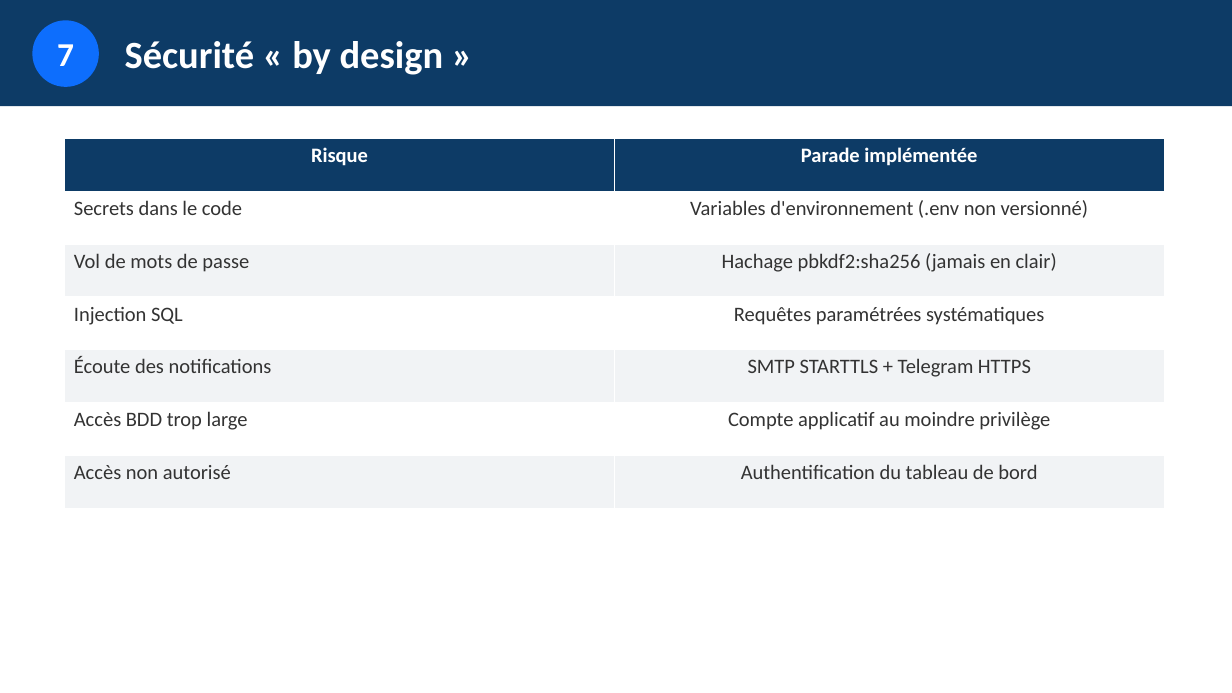
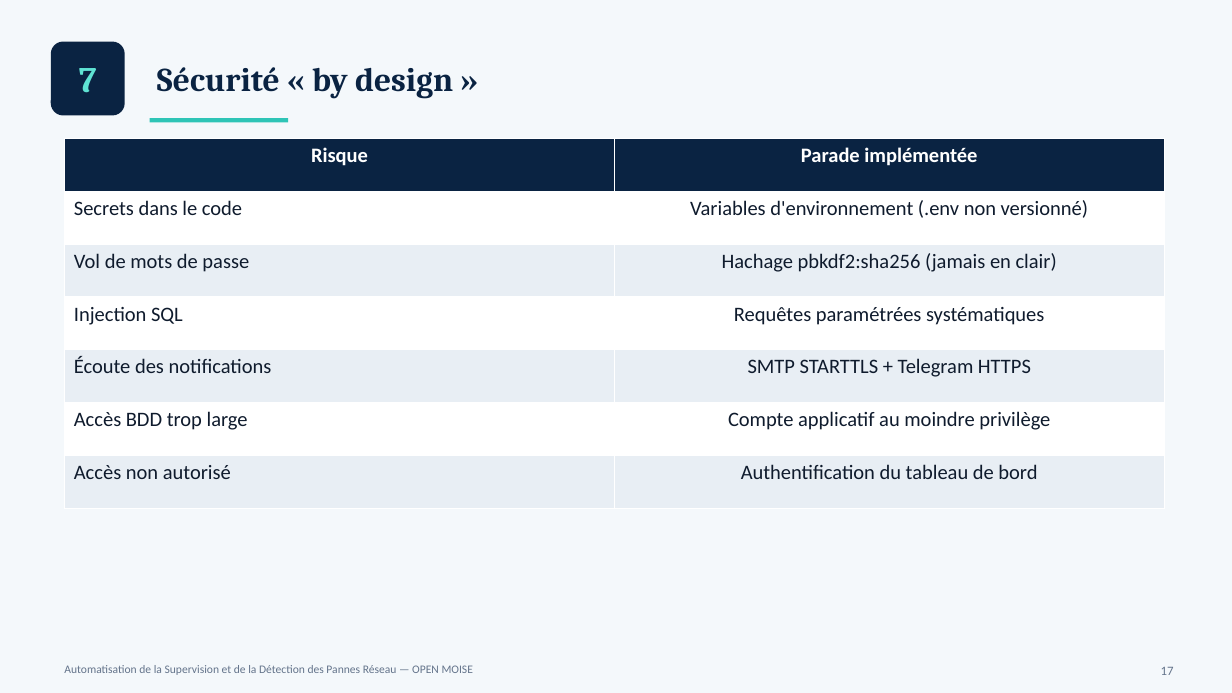
Before and after one commit to esperanceykouassi-bit/Supervision-reseau, a slide deck: slide 17 of soutenance/presentation-projet.pptx. Drawn at 1232x693 pixels with LibreOffice and Linux fonts; fonts in the diff are those of the drawing. Boxes give left, top, right and bottom in pixels: in the first picture for what was removed or moved away, otherwise in the second. Text is boxed around its words. In the diff, an @@ line names an element or a change of style, - is before the commit and + after.

```diff
--- a/soutenance/presentation-projet.pptx
+++ b/soutenance/presentation-projet.pptx
@@ background #FFFFFF to #F4F8FB @@
@@ rectangle removed at box(0, 0, 1232, 106) @@
@@ text "7": place and size @@
-text "7" at box(32, 20, 99, 87)
+text "7" at box(79, 68, 97, 93)
@@ text "7" at box(79, 68, 97, 93): size 26 to 28 pt, font Calibri to Cambria, text colour #FFFFFF to #5FE3D3; fill #0D6EFD to none @@
@@ rounded rectangle added at box(51, 42, 125, 116), fill #0A2342 @@
@@ text "Sécurité « by design »": place and size @@
-text "Sécurité « by design »" at box(125, 41, 444, 75)
+text "Sécurité « by design »" at box(157, 67, 453, 99)
@@ text "Sécurité « by design »" at box(157, 67, 453, 99): size 30 to 26 pt, font Calibri to Cambria, text colour #FFFFFF to #0A2342 @@
@@ rectangle added at box(150, 118, 288, 122), fill #2EC4B6 @@
@@ table at box(65, 139, 1165, 508) @@
@@ fill #0D3B66 to #0A2342 in row 1 @@
@@ fill #F1F3F5 to #E8EEF4 in 6 cells @@
@@ text colour #333333 to #0F1B2D @@
@@ text added at box(64, 665, 473, 675), 9 pt, text #64748B @@
+Automatisation de la Supervision et de la Détection des Pannes Réseau — OPEN MOISE
@@ text added at box(1161, 667, 1174, 675), 10 pt, text #64748B @@
+17
```
Also in this commit, not shown: 36 other slides changed, 1 other file.
